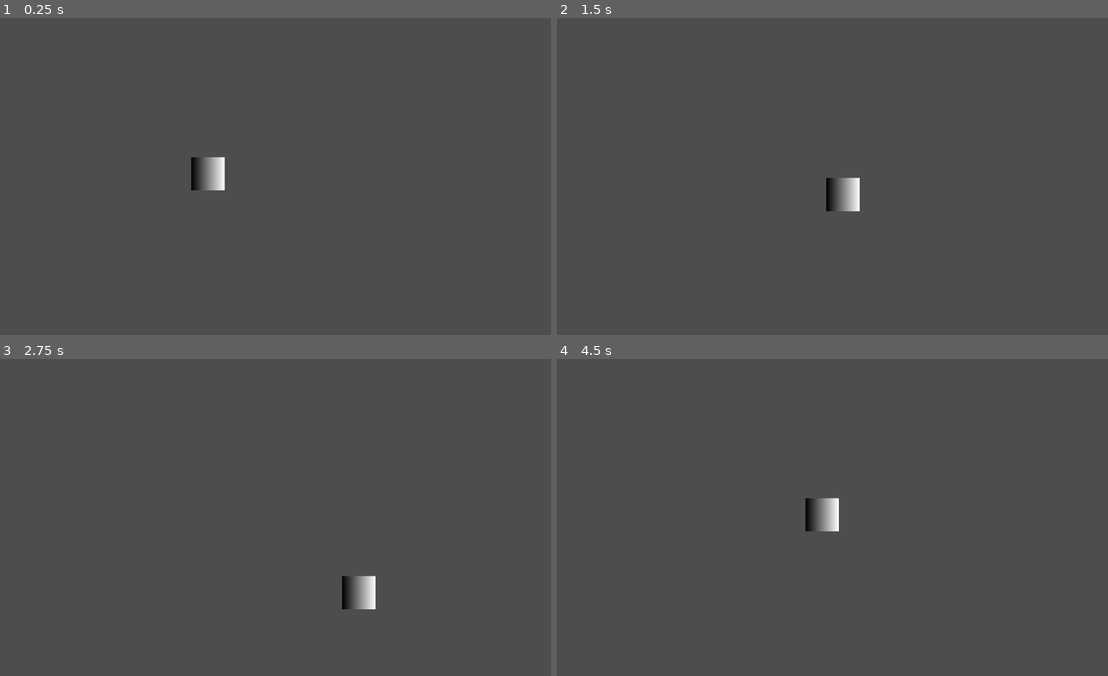
Above: before the commit, frames 1-4 (two rows, left to right).
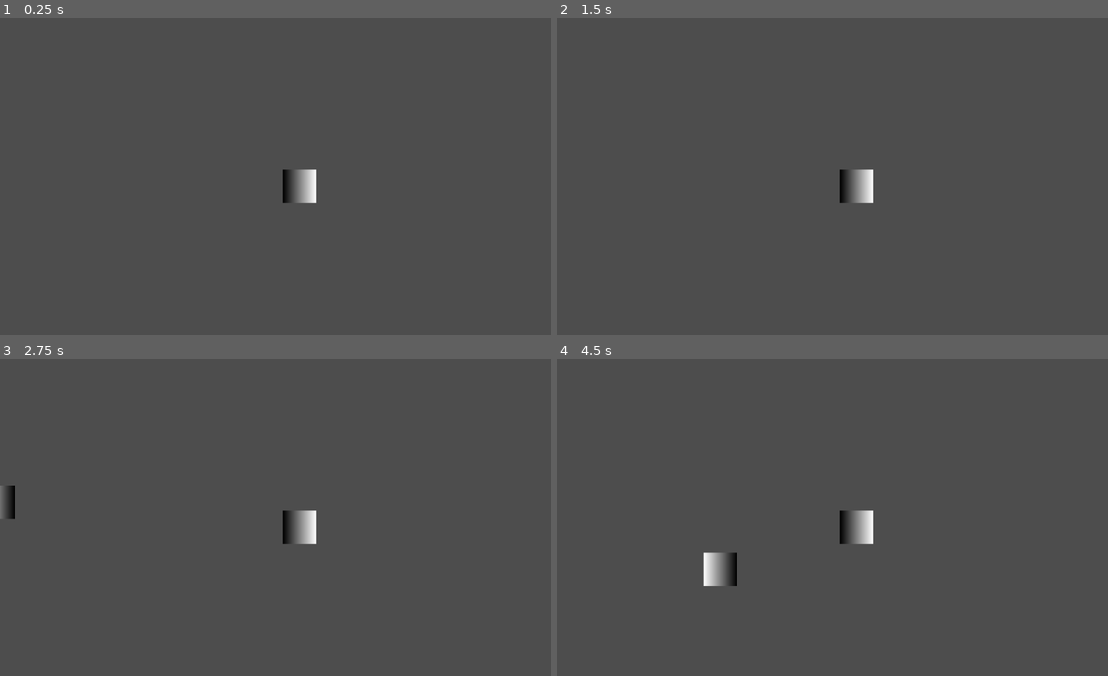
Above: after the commit, the same moments.

Repository: behrtic/axo
Game: Godot game, scene res://scenes/world/main.tscn
The game is run twice, just before and just after one commit, with the same random seed, the same clock (stepped at 60 frames per second) and the same inputs. Before the commit the project starts from res://scenes/main.tscn.
Inputs:
- Up to frame 1 (0.25 s): no input
- Up to frame 2 (1.5 s): tap Enter at 0.5 s; hold Right (ui_right) 0.53-1.28 s; hold Down (ui_down) from 1.28 s (still down)
- Up to frame 3 (2.75 s): release Down (ui_down) at 2.03 s; hold Right (ui_right) from 2.03 s (still down)
- Up to frame 4 (4.5 s): release Right (ui_right) at 2.78 s; hold Up (ui_up) 2.78-3.53 s; hold Left (ui_left) from 3.53 s (still down)

The runs differ from the first frame. In frame 1, 1.1% of the frame differs, in the area x 34-58%, y 43-59%; in frame 2, 0.9%; in frame 3, 1.2%; in frame 4, 1.6%, in the area x 26-58%, y 43-72%.

Commit message:
Added arena system, camera follow, enemy spawning and basic enemy AI

Diff:
--- /dev/null
+++ b/scenes/enemy/enemy.tscn
@@ -0,0 +1,20 @@
+[gd_scene load_steps=5 format=3 uid="uid://ft2eny8gexcs"]
+
+[ext_resource type="Script" uid="uid://cxxo0hyeednip" path="res://scripts/enemy/enemy.gd" id="1_4a83h"]
+
+[sub_resource type="Gradient" id="Gradient_md0e3"]
+colors = PackedColorArray(1, 1, 1, 1, 0, 0, 0, 1)
+
+[sub_resource type="GradientTexture2D" id="GradientTexture2D_4ra3w"]
+gradient = SubResource("Gradient_md0e3")
+
+[sub_resource type="CircleShape2D" id="CircleShape2D_5uy6h"]
+
+[node name="Enemy" type="CharacterBody2D"]
+script = ExtResource("1_4a83h")
+
+[node name="Sprite2D" type="Sprite2D" parent="."]
+texture = SubResource("GradientTexture2D_4ra3w")
+
+[node name="CollisionShape2D" type="CollisionShape2D" parent="."]
+shape = SubResource("CircleShape2D_5uy6h")
--- a/scenes/main.tscn
+++ /dev/null
@@ -1,7 +0,0 @@
-[gd_scene load_steps=2 format=3 uid="uid://toug8kiu3lww"]
-
-[ext_resource type="PackedScene" uid="uid://bfs76ukg82tdm" path="res://scenes/player.tscn" id="1_o5qli"]
-
-[node name="Main" type="Node2D"]
-
-[node name="Player" parent="." instance=ExtResource("1_o5qli")]
--- a/scenes/player.tscn
+++ b/scenes/player/player.tscn
@@ -1,6 +1,6 @@
 [gd_scene load_steps=5 format=3 uid="uid://bfs76ukg82tdm"]
 
-[ext_resource type="Script" uid="uid://da8udfgh82csg" path="res://scripts/player.gd" id="1_3vyb7"]
+[ext_resource type="Script" uid="uid://da8udfgh82csg" path="res://scripts/player/player.gd" id="1_3vyb7"]
 
 [sub_resource type="Gradient" id="Gradient_u8vuu"]
 
@@ -10,7 +10,6 @@
 [sub_resource type="CircleShape2D" id="CircleShape2D_g2els"]
 
 [node name="Player" type="CharacterBody2D"]
-position = Vector2(400, 300)
 script = ExtResource("1_3vyb7")
 
 [node name="Sprite2D" type="Sprite2D" parent="."]
@@ -18,3 +17,5 @@
 
 [node name="CollisionShape2D" type="CollisionShape2D" parent="."]
 shape = SubResource("CircleShape2D_g2els")
+
+[node name="Camera2D" type="Camera2D" parent="."]
--- /dev/null
+++ b/scenes/world/main.tscn
@@ -0,0 +1,22 @@
+[gd_scene load_steps=5 format=3 uid="uid://toug8kiu3lww"]
+
+[ext_resource type="PackedScene" uid="uid://bfs76ukg82tdm" path="res://scenes/player/player.tscn" id="1_mli2r"]
+[ext_resource type="Script" uid="uid://biwbkuqsb1sv3" path="res://scripts/systems/enemy_spawner.gd" id="2_f8fyy"]
+[ext_resource type="PackedScene" uid="uid://ft2eny8gexcs" path="res://scenes/enemy/enemy.tscn" id="3_f8fyy"]
+
+[sub_resource type="GDScript" id="GDScript_o5qli"]
+script/source = "extends Node2D
+
+@export var arena_size = Vector2(1200, 800)
+"
+
+[node name="Main" type="Node2D"]
+
+[node name="Player" parent="." instance=ExtResource("1_mli2r")]
+
+[node name="Arena" type="Node2D" parent="."]
+script = SubResource("GDScript_o5qli")
+
+[node name="EnemySpawner" type="Node2D" parent="."]
+script = ExtResource("2_f8fyy")
+enemy_scene = ExtResource("3_f8fyy")
--- /dev/null
+++ b/scripts/arena/arena.gd
@@ -0,0 +1,3 @@
+extends Node
+
+@export var arena_size = Vector2(1200, 800)
--- /dev/null
+++ b/scripts/enemy/enemy.gd
@@ -0,0 +1,15 @@
+extends CharacterBody2D
+
+#Basic Enemy Movement Script
+var speed = 80
+var player
+
+func _physics_process(delta):
+
+	if player == null:
+		return
+
+	var direction = (player.global_position - global_position).normalized()
+	velocity = direction * speed
+
+	move_and_slide()
--- a/scripts/player.gd
+++ b/scripts/player/player.gd
@@ -1,5 +1,10 @@
 extends CharacterBody2D
 
+#Arena Bounding
+@export var arena_size = Vector2(1200, 800)
+
+
+#Player Movement Script
 @export var speed = 200
 
 func _physics_process(delta):
@@ -14,3 +19,6 @@
 	velocity = direction * speed
 
 	move_and_slide()
+
+	position.x = clamp(position.x, 0, arena_size.x)
+	position.y = clamp(position.y, 0, arena_size.y)
--- /dev/null
+++ b/scripts/systems/enemy_spawner.gd
@@ -0,0 +1,35 @@
+extends Node2D
+
+#Basic Enemy Spawning
+@export var enemy_scene : PackedScene
+@export var spawn_radius = 500
+@export var spawn_rate = 2.0
+
+var timer = 0
+var player
+
+func _ready():
+	player = get_parent().get_node("Player")
+
+	if player == null:
+		push_error("Player not found!")
+
+func _process(delta):
+
+	timer += delta
+
+	if timer >= spawn_rate:
+		timer = 0
+		spawn_enemy()
+
+func spawn_enemy():
+
+	var enemy = enemy_scene.instantiate()
+
+	var angle = randf() * TAU
+	var pos = Vector2(cos(angle), sin(angle)) * spawn_radius
+
+	enemy.position = player.position + pos
+	enemy.player = player
+
+	add_child(enemy)
Not shown, added: scripts/arena/arena.gd.uid
Not shown, added: scripts/enemy/enemy.gd.uid
Renamed: scripts/player.gd.uid -> scripts/player/player.gd.uid
Not shown, added: scripts/systems/enemy_spawner.gd.uid
